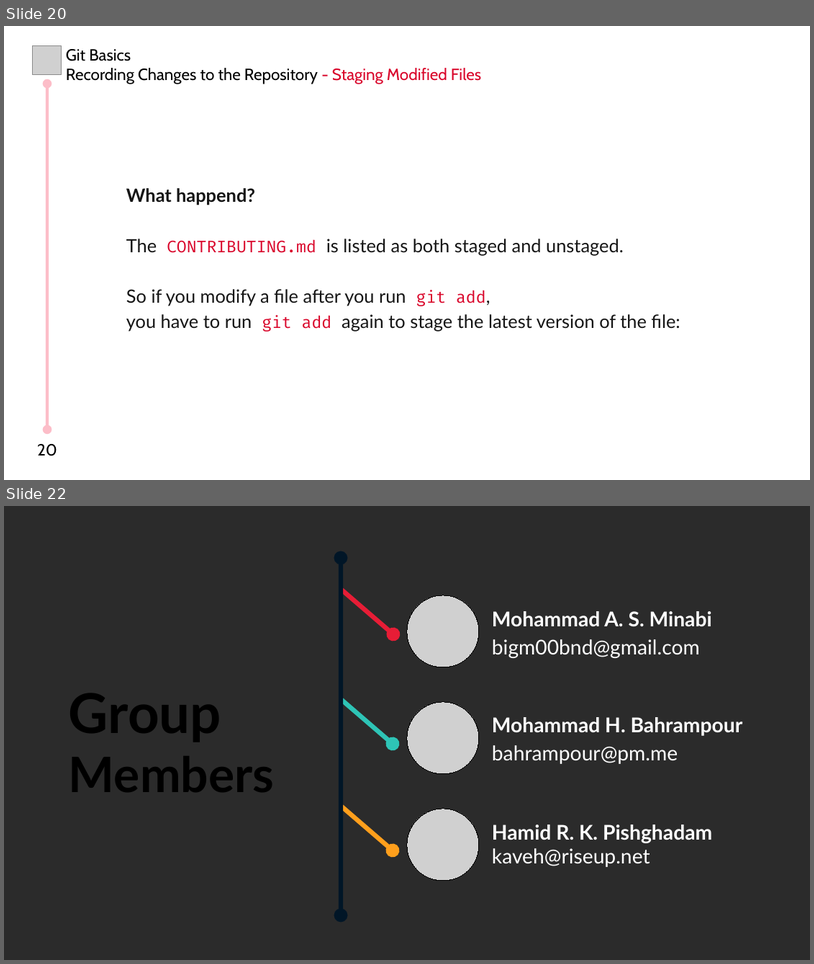
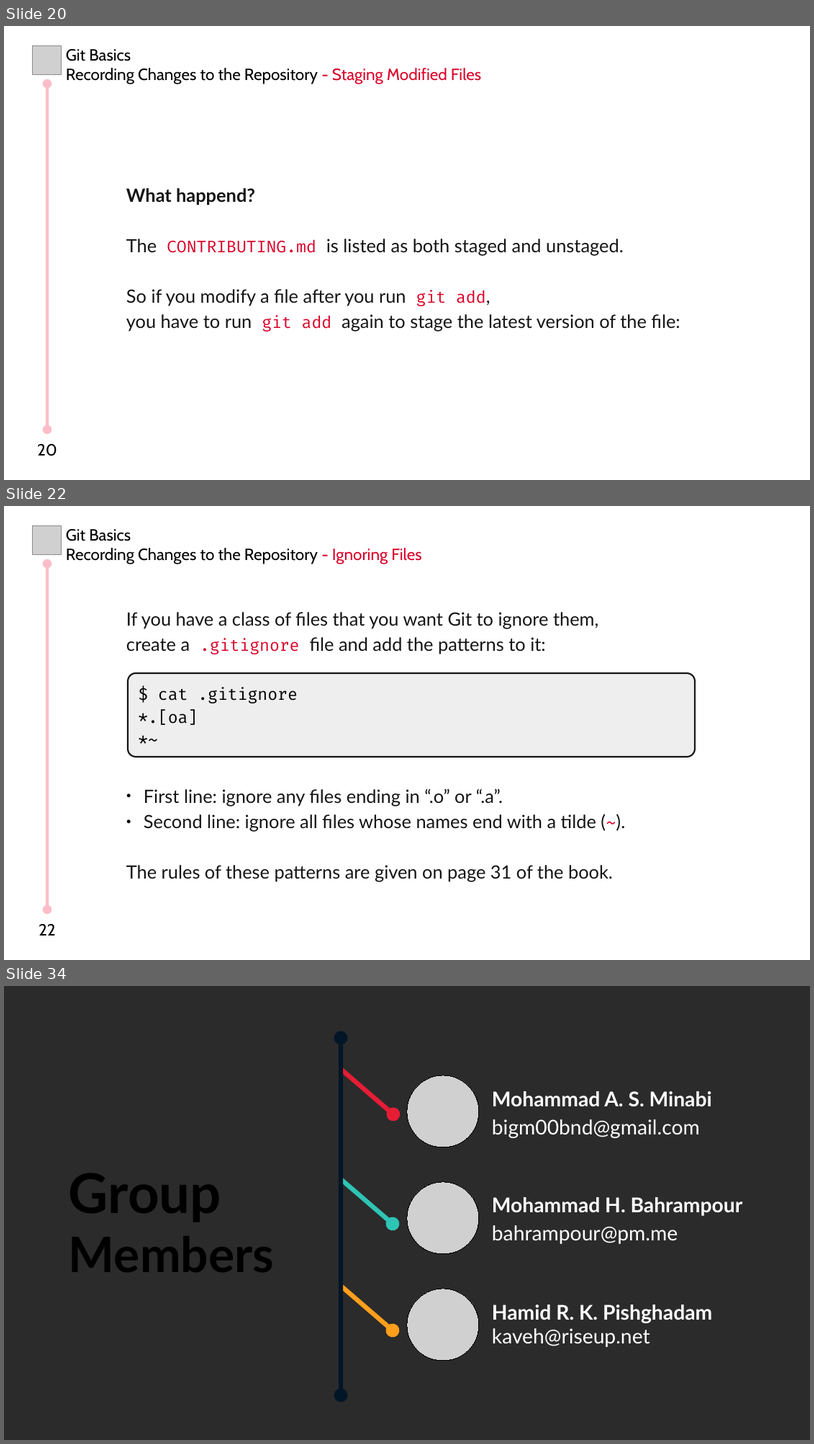
Before and after one commit to MHBahrampour/git-presentation-files, a slide deck: Chapter 2/Chapter 2.odp. Shown one above the other, each under a label of ours: slides 20 and 22 before the commit, slides 20, 22 and 34 after it; the slides between them are not shown. The pictures are 814x964 and 814x1444 pixels, drawn with LibreOffice and Linux fonts; fonts in the diff are those of the drawing; grey boxes stand for pictures; background and template pictures are left out; a plain dark background stands for a picture behind light text. Boxes give left, top, right and bottom in pixels: in the first picture for what was removed or moved away, otherwise in the second. Text is boxed around its words. In the diff, an @@ line names an element or a change of style, - is before the commit and + after.

```diff
--- a/Chapter 2/Chapter 2.odp
+++ b/Chapter 2/Chapter 2.odp
@@ slide 22 added at (4, 506, 810, 960), background #FFFFFF @@
@@ picture added at (33, 526, 61, 555) @@
@@ text added at (66, 529, 422, 564), 16 pt, text #000000 @@
+Git Basics
+Recording Changes to the Repository - Ignoring Files
@@ double arrow added from (47, 564) to (47, 909), #FCBDC8 3 pt @@
@@ text added at (126, 612, 613, 881), 18 pt, text #151515 @@
+If you have a class of files that you want Git to ignore them,
+create a .gitignore file and add the patterns to it:
+● First line: ignore any files ending in “.o” or “.a”.
+● Second line: ignore all files whose names end with a tilde (~).
+The rules of these patterns are given on page 31 of the book.
@@ rounded rectangle added at (128, 673, 695, 757), fill #EEEEEE, outline #151515 1.5 pt, 16 pt, text #000000 @@
+$ cat .gitignore
+*.[oa]
+*~
@@ text added at (39, 924, 56, 935), 16 pt, text #000000 @@
+22
@@ what was slide 22 is now slide 34 @@
```
Also in this commit, not shown: 1 slide changed, 11 other slides added.
